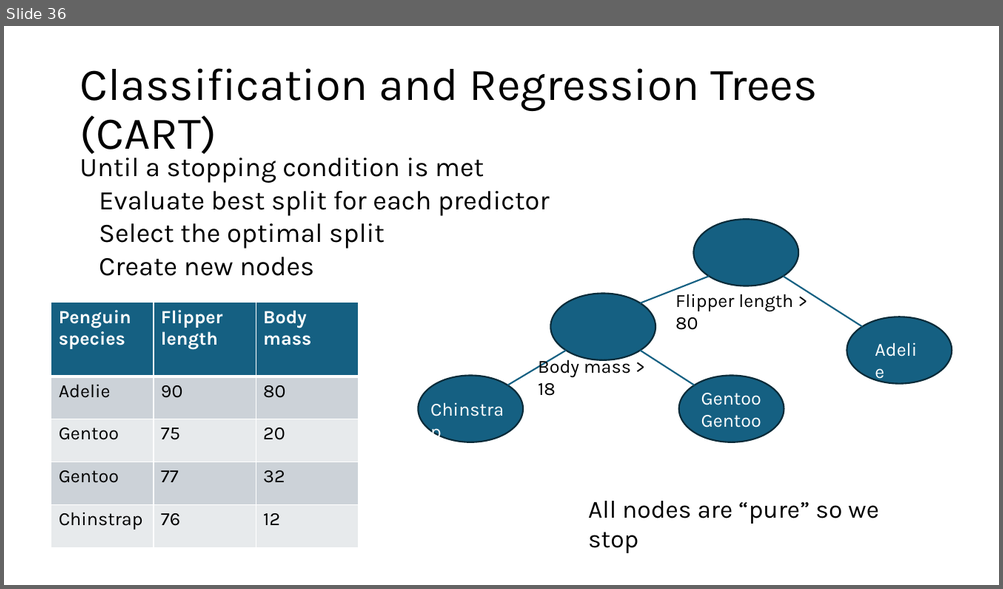
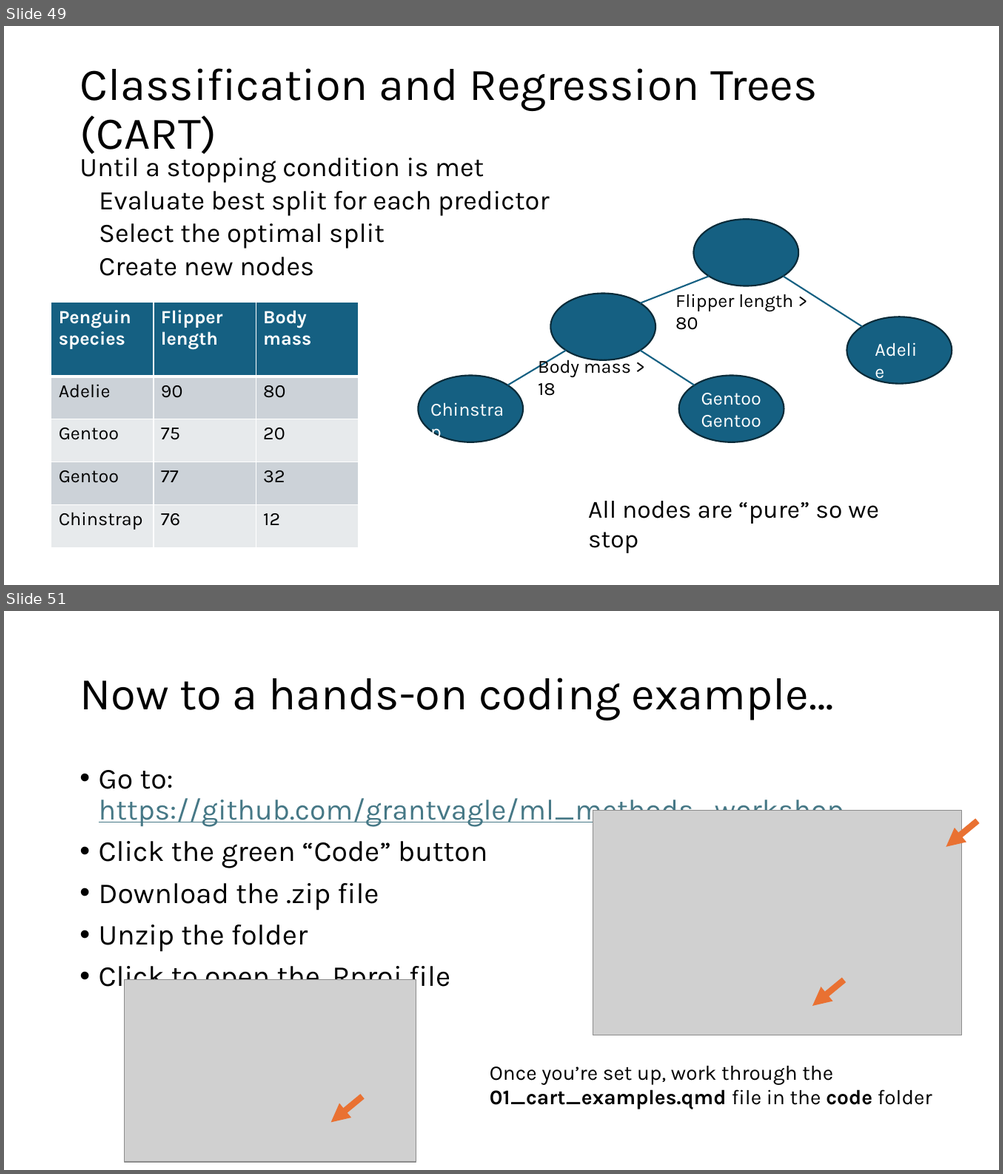
Before and after one commit to grantvagle/ml_methods_workshop, a slide deck: slides/02_model_eval_cv.pptx. Shown one above the other, each under a label of ours: slide 36 before the commit, slides 49 and 51 after it; the slides between them are not shown. The pictures are 1003x589 and 1003x1174 pixels, drawn with LibreOffice and Linux fonts; fonts in the diff are those of the drawing; grey boxes stand for pictures. Boxes give left, top, right and bottom in pixels: in the first picture for what was removed or moved away, otherwise in the second. Text is boxed around its words. In the diff, an @@ line names an element or a change of style, - is before the commit and + after.

```diff
--- a/slides/02_model_eval_cv.pptx
+++ b/slides/02_model_eval_cv.pptx
@@ slide 51 added at [4,611,999,1170], background #FFFFFF @@
@@ title added at [79,678,834,721], 44 pt, text #000000 @@
+Now to a hands-on coding example…
@@ text added at [99,770,844,994], 28 pt, text #000000 @@
+• Go to: https://github.com/grantvagle/ml_methods_workshop
+• Click the green “Code” button
+• Download the .zip file
+• Unzip the folder
+• Click to open the .Rproj file
@@ picture added at [593,811,962,1036] @@
@@ arrow added from (977, 821) to (945, 847), #E97132 6 pt @@
@@ picture added at [124,980,416,1162] @@
@@ arrow added from (844, 980) to (812, 1006), #E97132 6 pt @@
@@ text added at [489,1066,932,1110], 20 pt, text #000000 @@
+Once you’re set up, work through the 01_cart_examples.qmd file in the code folder
@@ arrow added from (362, 1096) to (331, 1123), #E97132 6 pt @@
@@ what was slide 36 is now slide 49 @@
```
Also in this commit, not shown: 11 slides changed, 13 other slides added, 1 slide removed.
